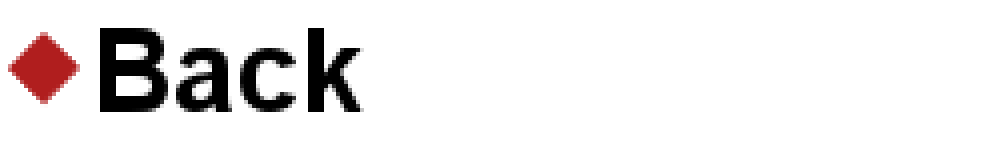
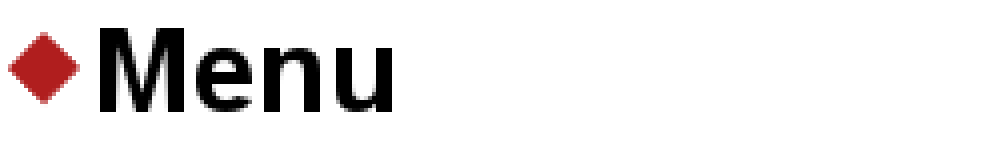
Revision of a layered w=1000, h=144 image; what changed, layer by layer:
added layer "Menu" above "Back" over [116, 28, 392, 112]
hid "Back" over [116, 28, 364, 112]
